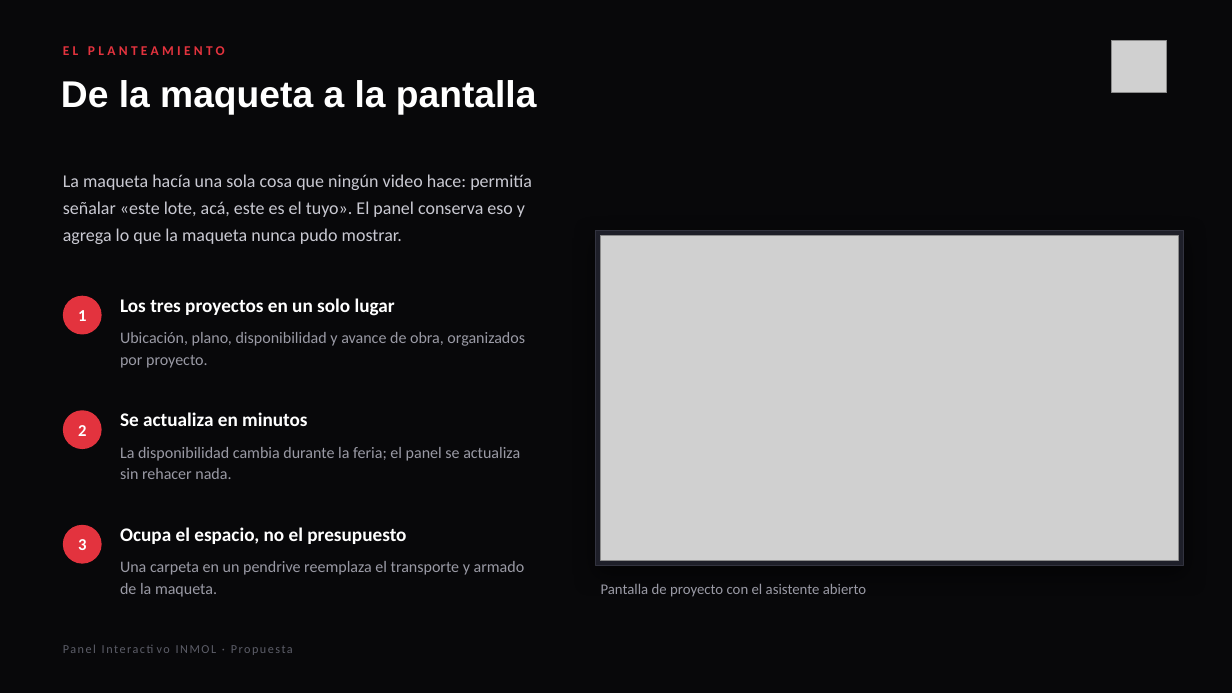
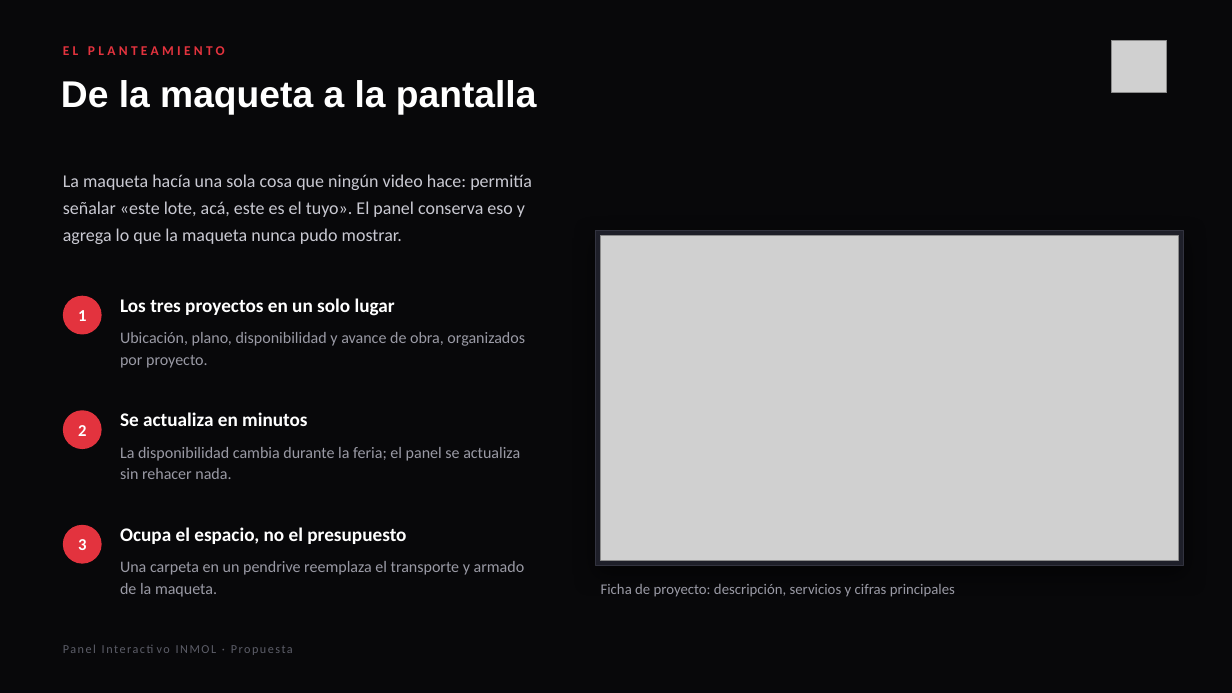
Before and after one commit to cesarPeralta12/panel_asistente, a slide deck: slide 2 of presentacion/Panel Interactivo INMOL - Propuesta.pptx. Drawn at 1232x693 pixels with LibreOffice and Linux fonts; fonts in the diff are those of the drawing; grey boxes stand for pictures. Boxes give left, top, right and bottom in pixels: in the first picture for what was removed or moved away, otherwise in the second. Text is boxed around its words. In the diff, an @@ line names an element or a change of style, - is before the commit and + after.

```diff
--- a/presentacion/Panel Interactivo INMOL - Propuesta.pptx
+++ b/presentacion/Panel Interactivo INMOL - Propuesta.pptx
@@ text at box(601, 584, 955, 597): text changed @@
-Pantalla de proyecto con el asistente abierto
+Ficha de proyecto: descripción, servicios y cifras principales
```
Also in this commit, not shown: 4 other slides changed, 1 slide added, 1 slide removed, 17 other files.
